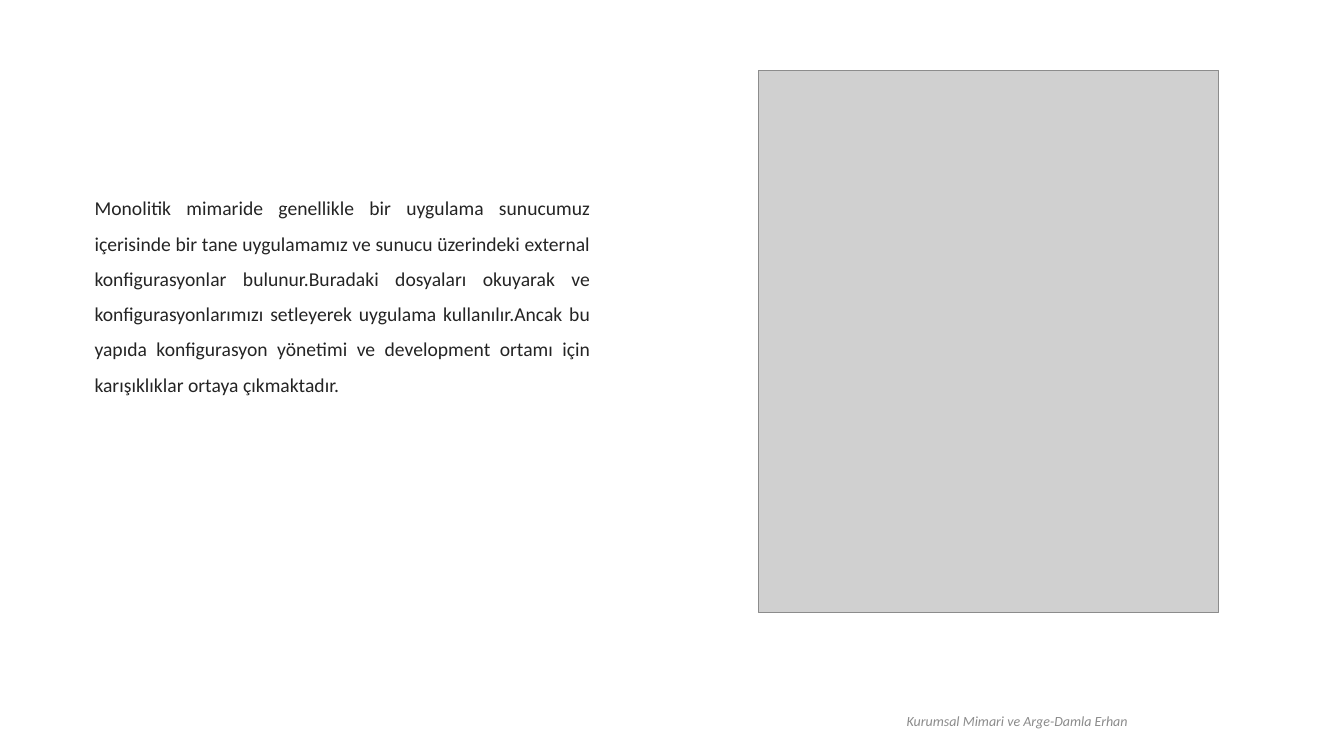
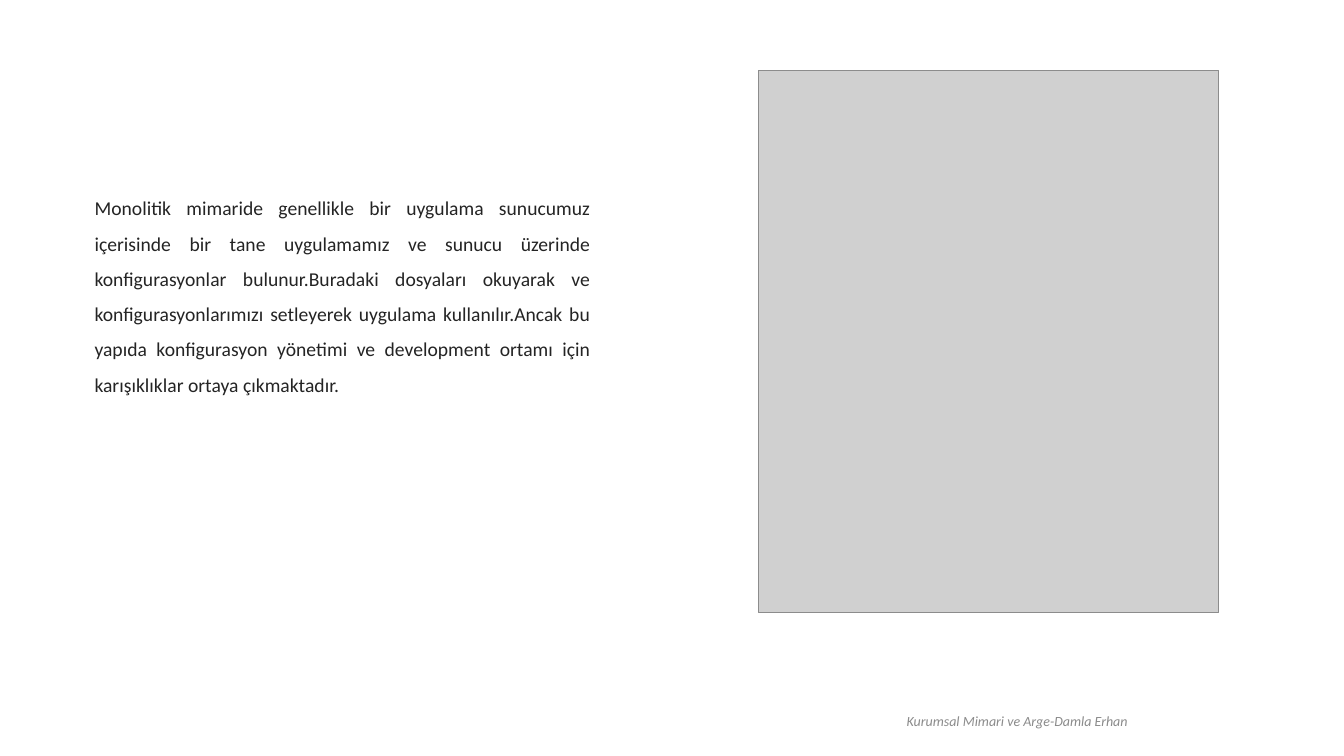
Before and after one commit to erhandamla/ZBARCH, a slide deck: slide 6 of Microservis-ExternalizedPattern2008.pptx. Drawn at 1344x756 pixels with LibreOffice and Linux fonts; fonts in the diff are those of the drawing; grey boxes stand for pictures; background and template pictures are left out. Boxes give left, top, right and bottom in pixels: in the first picture for what was removed or moved away, otherwise in the second. Text is boxed around its words. In the diff, an @@ line names an element or a change of style, - is before the commit and + after.

```diff
--- a/Microservis-ExternalizedPattern2008.pptx
+++ b/Microservis-ExternalizedPattern2008.pptx
@@ text at bbox=[95, 201, 590, 396]: text changed @@
-Monolitik mimaride genellikle bir uygulama sunucumuz içerisinde bir tane uygulamamız ve sunucu üzerindeki external konfigurasyonlar bulunur.Buradaki dosyaları okuyarak ve konfigurasyonlarımızı setleyerek uygulama kullanılır.Ancak bu yapıda konfigurasyon yönetimi ve development ortamı için karışıklıklar ortaya çıkmaktadır.
+Monolitik mimaride genellikle bir uygulama sunucumuz içerisinde bir tane uygulamamız ve sunucu üzerinde konfigurasyonlar bulunur.Buradaki dosyaları okuyarak ve konfigurasyonlarımızı setleyerek uygulama kullanılır.Ancak bu yapıda konfigurasyon yönetimi ve development ortamı için karışıklıklar ortaya çıkmaktadır.
```
Also in this commit, not shown: 7 other slides changed, 1 other file.
